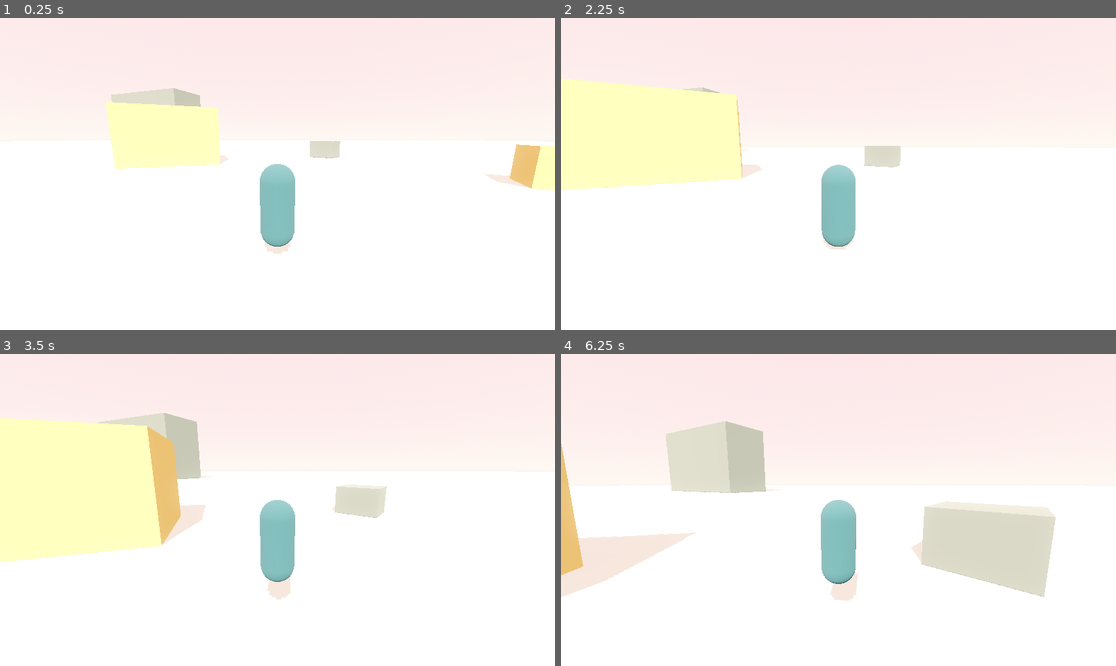
Above: before the commit, frames 1-4 (two rows, left to right).
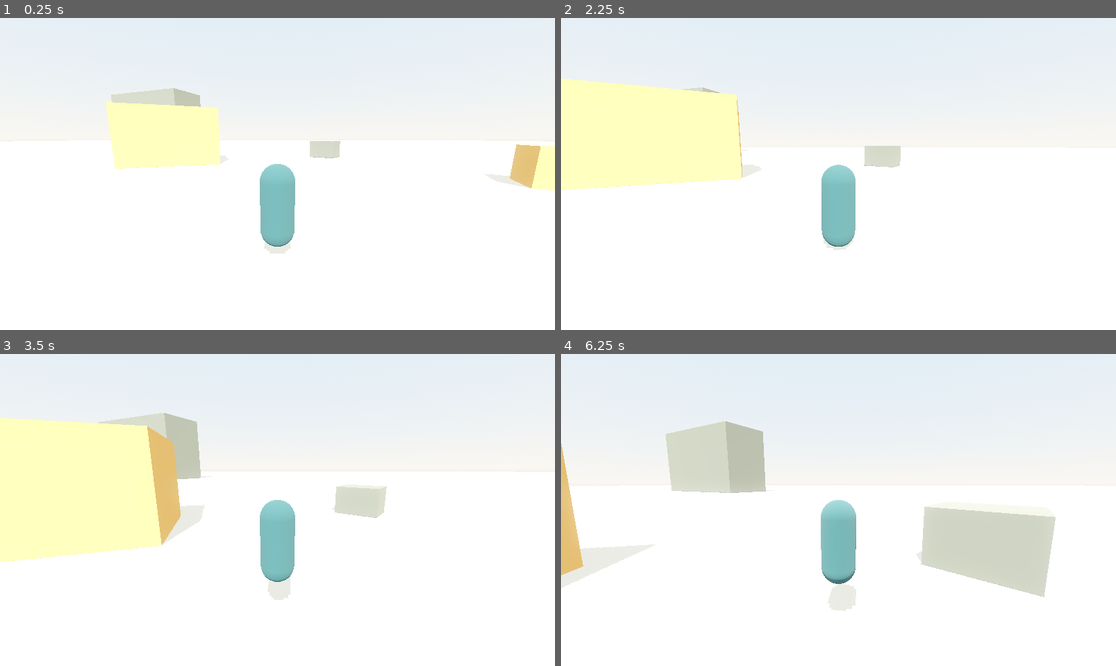
Above: after the commit, the same moments.

Repository: nicco-b/valley
Game: Godot game, scene res://game/world/valley.tscn
Same seed, same stepped clock (60 frames per second), same inputs: the game is played once before the commit and once after it.
Inputs (mouse positions are in pixels of both pictures, inside the frame that each line leads up to):
- Up to frame 1 (0.25 s): no input
- Up to frame 2 (2.25 s): move the mouse to (866, 174) at 0.52 s; hold W (move_forward) from 0.53 s (still down); tap C (sit) at 0.6, 2.1 s; tap Space (jump) at 0.77, 1.52 s; move the mouse to (810, 174) at 1.27 s; tap Shift (sprint) at 1.35 s; move the mouse to (849, 167) at 2.02 s
- Up to frame 3 (3.5 s): keep holding W (move_forward); move the mouse to (271, 516) at 2.77 s; tap Shift (sprint) at 2.85 s; tap Space (jump) at 3.02 s
- Up to frame 4 (6.25 s): move the mouse to (877, 513) at 3.52 s; tap C (sit) at 3.6, 5.1 s; tap Space (jump) at 3.77, 4.52, 6.02 s; tap T (debug_time_skip, bound only after the commit) at 4.15 s; move the mouse to (794, 506) at 4.27 s; tap Shift (sprint) at 4.35, 5.85 s; move the mouse to (844, 510) at 5.02 s; move the mouse to (816, 503) at 5.77 s; release W (move_forward) at 5.78 s; hold D (move_right) from 5.78 s (still down)

The runs differ from the first frame. In frame 1, 1.5% of the frame differs, in the area x 25-99%, y 0-76%; in frame 2, 3.1%; in frame 3, 0.4%; in frame 4, 5.0%, in the area x 0-87%, y 0-83%.

Commit message:
M1: global GameClock + day/night palette cycle
GameClock autoload is the single source of time (15-min days, will later
drive schedules). DayNight moves the sun through a full circle and lerps
the sky through palette keyframes sampled from the style reference:
night indigo, dawn pink, pale day, red-sun dusk. T skips an hour (debug).

Co-Authored-By: Claude Fable 5 <noreply@anthropic.com>

Diff:
--- /dev/null
+++ b/game/world/day_night.gd
@@ -0,0 +1,48 @@
+extends Node
+## Drives the sun and sky palette from GameClock. Day/night is a palette
+## shift through keyframes, not just darkness — the sky is painted content.
+
+@onready var sun: DirectionalLight3D = $"../Sun"
+@onready var world_environment: WorldEnvironment = $"../WorldEnvironment"
+
+# Keyframes: [hour, sky top, sky horizon, sun light color]
+# Palette sampled from the style-reference painting (dawn/dusk pinks, red sun).
+const KEYS := [
+	[0.0, Color(0.08, 0.1, 0.17), Color(0.2, 0.17, 0.25), Color(1.0, 0.5, 0.4)],
+	[5.0, Color(0.08, 0.1, 0.17), Color(0.2, 0.17, 0.25), Color(1.0, 0.5, 0.4)],
+	[6.5, Color(0.976, 0.812, 0.827), Color(0.988, 0.933, 0.894), Color(1.0, 0.62, 0.5)],
+	[9.0, Color(0.78, 0.86, 0.92), Color(0.95, 0.93, 0.89), Color(1.0, 0.878, 0.796)],
+	[17.0, Color(0.78, 0.86, 0.92), Color(0.95, 0.93, 0.89), Color(1.0, 0.878, 0.796)],
+	[19.5, Color(0.93, 0.62, 0.66), Color(1.0, 0.82, 0.72), Color(1.0, 0.45, 0.35)],
+	[21.5, Color(0.08, 0.1, 0.17), Color(0.2, 0.17, 0.25), Color(1.0, 0.5, 0.4)],
+	[24.0, Color(0.08, 0.1, 0.17), Color(0.2, 0.17, 0.25), Color(1.0, 0.5, 0.4)],
+]
+
+
+func _process(_delta: float) -> void:
+	var h: float = GameClock.hours
+
+	# Sun path: full circle around X; 6:00 rises, 12:00 zenith, 18:00 sets.
+	sun.rotation.x = -(h - 6.0) / 24.0 * TAU
+	var elevation := sin((h - 6.0) / 24.0 * TAU)
+	sun.light_energy = clampf(elevation * 1.4, 0.0, 1.2)
+
+	# Sky palette: lerp between bracketing keyframes.
+	var a: Array = KEYS[0]
+	var b: Array = KEYS[KEYS.size() - 1]
+	for i in KEYS.size() - 1:
+		if h >= KEYS[i][0] and h <= KEYS[i + 1][0]:
+			a = KEYS[i]
+			b = KEYS[i + 1]
+			break
+	var t: float = 0.0 if b[0] == a[0] else (h - a[0]) / (b[0] - a[0])
+
+	var top: Color = a[1].lerp(b[1], t)
+	var horizon: Color = a[2].lerp(b[2], t)
+	sun.light_color = a[3].lerp(b[3], t)
+
+	var mat: ProceduralSkyMaterial = world_environment.environment.sky.sky_material
+	mat.sky_top_color = top
+	mat.sky_horizon_color = horizon
+	mat.ground_horizon_color = horizon
+	mat.ground_bottom_color = horizon.darkened(0.15)
--- /dev/null
+++ b/game/world/game_clock.gd
@@ -0,0 +1,19 @@
+extends Node
+## Global game clock. Autoloaded as GameClock — the single source of time.
+## Everything time-driven (sun, sky, schedules, ambiance) reads from here.
+
+## Real minutes per full in-game day.
+@export var day_length_minutes := 15.0
+
+## Time of day in hours, [0, 24).
+var hours := 9.0
+
+
+func _process(delta: float) -> void:
+	hours = fmod(hours + delta * 24.0 / (day_length_minutes * 60.0), 24.0)
+
+
+func _unhandled_input(event: InputEvent) -> void:
+	# Debug: skip forward one hour.
+	if event.is_action_pressed("debug_time_skip"):
+		hours = fmod(hours + 1.0, 24.0)
--- a/game/world/valley.tscn
+++ b/game/world/valley.tscn
@@ -1,6 +1,7 @@
-[gd_scene load_steps=16 format=3]
+[gd_scene load_steps=17 format=3]
 
 [ext_resource type="PackedScene" path="res://game/player/player.tscn" id="1_player"]
+[ext_resource type="Script" path="res://game/world/day_night.gd" id="2_daynight"]
 
 [sub_resource type="ProceduralSkyMaterial" id="SkyMaterial_valley"]
 sky_top_color = Color(0.976, 0.812, 0.827, 1)
@@ -64,6 +65,9 @@
 light_color = Color(1, 0.878, 0.796, 1)
 shadow_enabled = true
 
+[node name="DayNight" type="Node" parent="."]
+script = ExtResource("2_daynight")
+
 [node name="Ground" type="StaticBody3D" parent="."]
 
 [node name="Mesh" type="MeshInstance3D" parent="Ground"]
--- a/project.godot
+++ b/project.godot
@@ -14,7 +14,17 @@
 run/main_scene="res://game/world/valley.tscn"
 config/features=PackedStringArray("4.7", "Forward Plus")
 
+[autoload]
+
+GameClock="*res://game/world/game_clock.gd"
+
 [input]
+
+debug_time_skip={
+"deadzone": 0.2,
+"events": [Object(InputEventKey,"resource_local_to_scene":false,"resource_name":"","device":-1,"window_id":0,"alt_pressed":false,"shift_pressed":false,"ctrl_pressed":false,"meta_pressed":false,"pressed":false,"keycode":0,"physical_keycode":84,"key_label":0,"unicode":0,"location":0,"echo":false,"script":null)
+]
+}
 
 move_forward={
 "deadzone": 0.2,
Not shown, added: game/world/day_night.gd.uid
Not shown, added: game/world/game_clock.gd.uid
